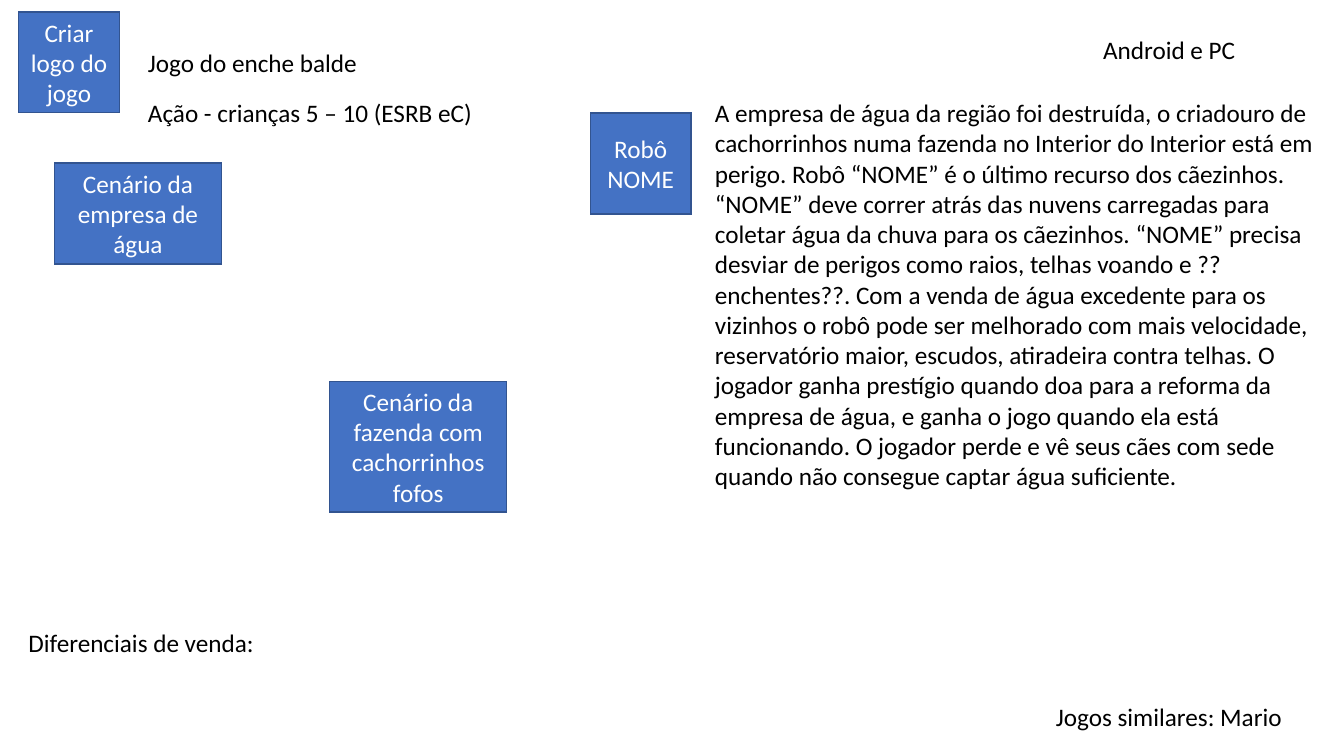
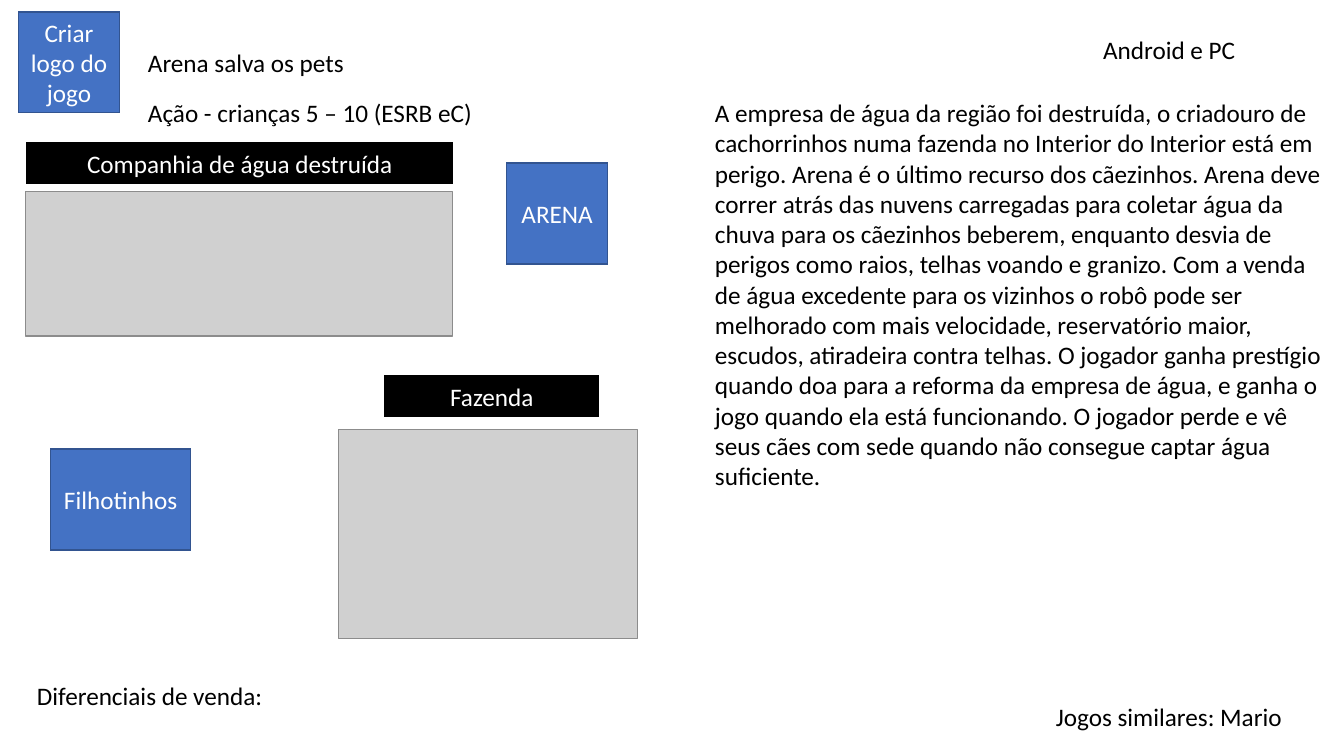
Before and after one commit to marcusplima/EncheBalde, a slide deck: slide 1 of Enche Balde Página única 2019.11.12 v0.pptx (slide 2 before the commit). Drawn at 1344x756 pixels with LibreOffice and Linux fonts; fonts in the diff are those of the drawing; grey boxes stand for pictures. Boxes give left, top, right and bottom in pixels: in the first picture for what was removed or moved away, otherwise in the second. Text is boxed around its words. In the diff, an @@ line names an element or a change of style, - is before the commit and + after.

```diff
--- a/Enche Balde Página única 2019.11.12 v0.pptx
+++ b/Enche Balde Página única 2019.11.12 v0.pptx
@@ text at (x1=148, y1=54, x2=344, y2=76): text changed @@
-Jogo do enche balde
+Arena salva os pets
@@ rectangle removed at (x1=591, y1=113, x2=692, y2=214) @@
-Robô
-NOME
@@ text at (x1=715, y1=104, x2=1321, y2=486): text changed @@
-A empresa de água da região foi destruída, o criadouro de cachorrinhos numa fazenda no Interior do Interior está em perigo. Robô “NOME” é o último recurso dos cãezinhos. “NOME” deve correr atrás das nuvens carregadas para coletar água da chuva para os cãezinhos. “NOME” precisa desviar de perigos como raios, telhas voando e ??enchentes??. Com a venda de água excedente para os vizinhos o robô pode ser melhorado com mais velocidade, reservatório maior, escudos, atiradeira contra telhas. O jogador ganha prestígio quando doa para a reforma da empresa de água, e ganha o jogo quando ela está funcionando. O jogador perde e vê seus cães com sede quando não consegue captar água suficiente.
+A empresa de água da região foi destruída, o criadouro de cachorrinhos numa fazenda no Interior do Interior está em perigo. Arena é o último recurso dos cãezinhos. Arena deve correr atrás das nuvens carregadas para coletar água da chuva para os cãezinhos beberem, enquanto desvia de perigos como raios, telhas voando e granizo. Com a venda de água excedente para os vizinhos o robô pode ser melhorado com mais velocidade, reservatório maior, escudos, atiradeira contra telhas. O jogador ganha prestígio quando doa para a reforma da empresa de água, e ganha o jogo quando ela está funcionando. O jogador perde e vê seus cães com sede quando não consegue captar água suficiente.
@@ rectangle "Companhia de água destruída" resized from (x1=54, y1=163, x2=222, y2=264) to (x1=27, y1=143, x2=453, y2=184) @@
@@ rectangle "Companhia de água destruída" at (x1=27, y1=143, x2=453, y2=184): fill #4472C4 to #000000; outline #325491 1 pt to #000000 1 pt @@
@@ text in rectangle at (x1=87, y1=155, x2=392, y2=178): text changed @@
-Cenário da empresa de água
+Companhia de água destruída
@@ rectangle added at (x1=507, y1=163, x2=608, y2=264), fill #4472C4, outline #325491 1 pt, 18 pt, text #FFFFFF @@
+ARENA
@@ picture added at (x1=26, y1=192, x2=453, y2=336) @@
@@ rectangle removed at (x1=330, y1=381, x2=507, y2=511) @@
-Cenário da fazenda com cachorrinhos fofos
@@ rectangle added at (x1=385, y1=376, x2=599, y2=416), fill #000000, outline #000000 1 pt, 18 pt, text #FFFFFF @@
+Fazenda
@@ picture added at (x1=339, y1=430, x2=638, y2=639) @@
@@ rectangle added at (x1=50, y1=450, x2=191, y2=551), fill #4472C4, outline #325491 1 pt, 18 pt, text #FFFFFF @@
+Filhotinhos
@@ text "Diferenciais de venda:" moved from (x1=28, y1=634, x2=254, y2=653) to (x1=37, y1=687, x2=262, y2=705) @@
```
Also in this commit, not shown: 1 slide added, 1 slide removed, 2 other files.
